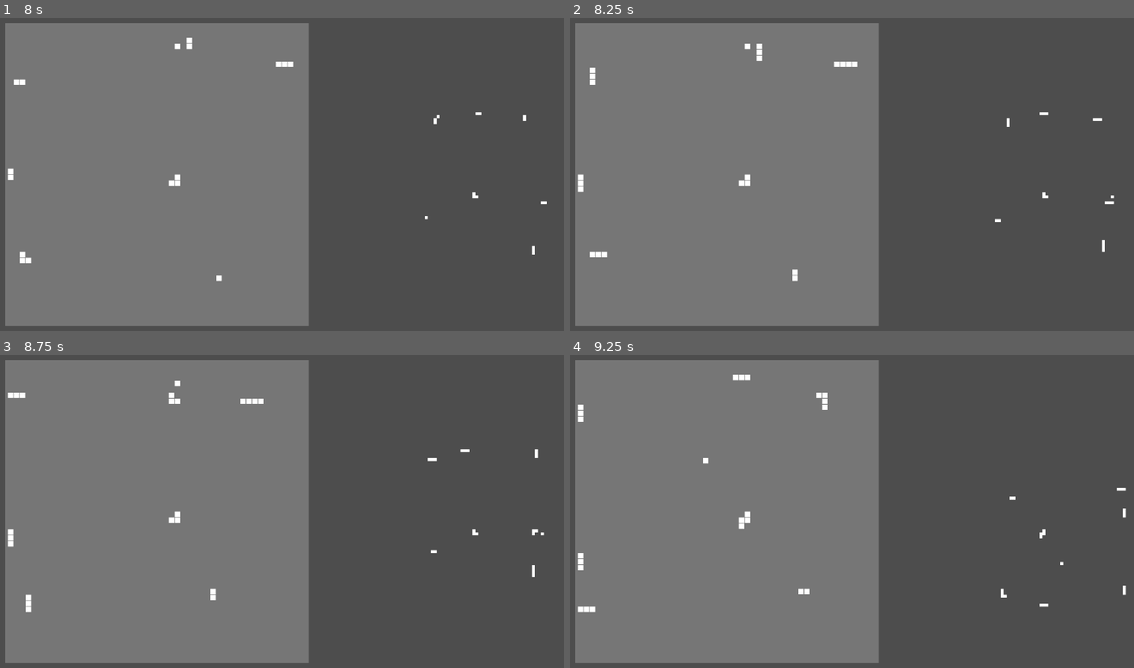
Above: before the commit, frames 1-4 (two rows, left to right).
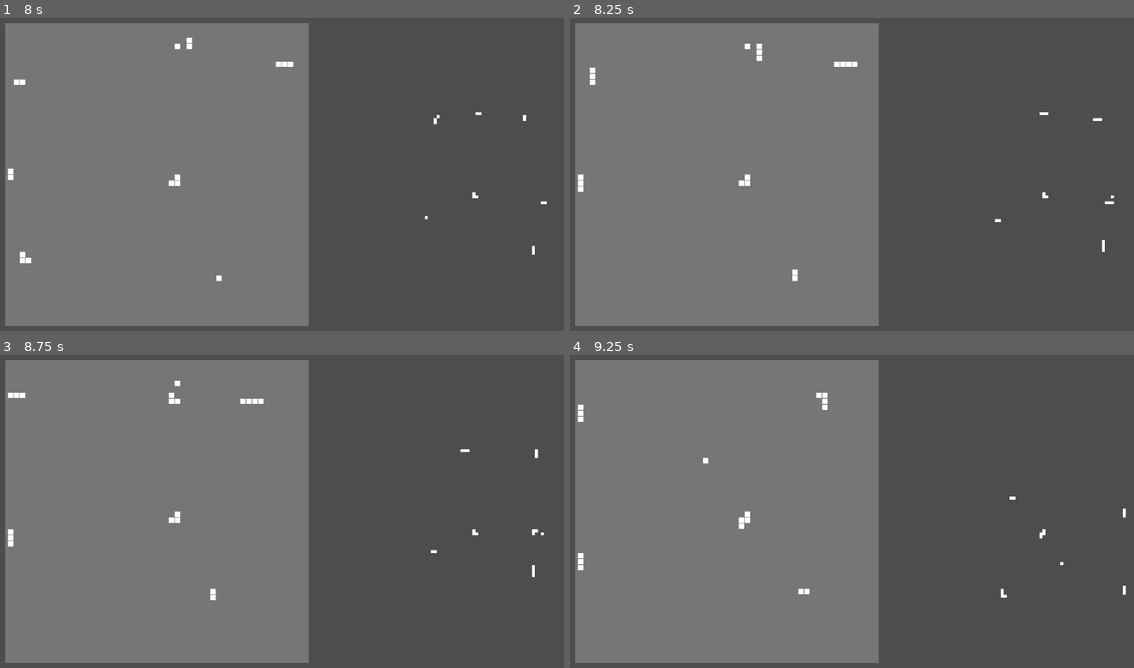
Above: after the commit, the same moments.

Repository: kwdChan/Snake-World
Game: Godot game, scene res://main.tscn
Two runs of this game, one before a commit and one after it. Both use one fixed random seed, a clock stepped at 60 frames per second and the inputs below.
Inputs:
- Up to frame 1 (8 s): tap Enter at 0.5 s; hold Right (ui_right) 0.53-1.28 s; tap Space at 1.25 s; hold Down (ui_down) 1.28-2.03 s; hold Right (ui_right) 2.03-2.78 s; hold Up (ui_up) 2.78-3.53 s; hold Left (ui_left) 3.53-5.03 s; hold Down (ui_down) 5.03-5.78 s; hold Right (ui_right) 5.78-6.53 s; hold Up (ui_up) 6.53-7.28 s; hold Right (ui_right) from 7.28 s (still down)
- Up to frame 2 (8.25 s): release Right (ui_right) at 8.03 s; hold Down (ui_down) from 8.03 s (still down)
- Up to frame 3 (8.75 s): keep holding Down (ui_down)
- Up to frame 4 (9.25 s): release Down (ui_down) at 8.78 s; hold Left (ui_left) from 8.78 s (still down)

Frame 1 is identical in both runs. In frame 2, less than 0.1% of the frame differs, in the area x 3-78%, y 31-77%; in frame 3, less than 0.1%; in frame 4, 0.2%, in the area x 1-99%, y 6-83%.

Commit message:
refactor & changed head-to-head collision handling

Diff:
--- a/SnakeNode.gd
+++ b/SnakeNode.gd
@@ -6,8 +6,9 @@
 signal lengthening
 signal updated_position (idx, grid)
 
+
 ## send to the upstream
-signal eaten
+signal eaten(idx)
 
 ## count upstream (bad idea?)
 var idx: int:
@@ -38,8 +39,8 @@
 
 
 func initialise(
-	snake,
-	env,
+	snake: Types.Snake,
+	env: Types.Env,
 	initial_grid=Vector2(0,0),
 	initial_direction=Vector2.UP,
 	upstream=false
@@ -65,8 +66,8 @@
 	updated_position.connect(
 		_snake._on_node_update_position
 	)
+	eaten.connect(snake._on_node_hit)
 	_update_position(grid_pos)
-
 
 
 func __set_viz_size():
@@ -137,7 +138,7 @@
 	add_sibling(_downstream)
 
 
-func _on_child_eaten():
+func _on_child_eaten(_idx):
 	_downstream = null
 
 func _propergate_lengthen_signal():
@@ -149,9 +150,9 @@
 	else:
 		lengthening.emit()
 
-func _propergate_eaten_signal():
+func _propergate_eaten_signal(_idx):
 
-	eaten.emit()
+	eaten.emit(idx)
 	updated_position.emit(idx, null)
 	queue_free()
 
@@ -168,13 +169,14 @@
 
 func _on_collision(area):
 	if idx < area.idx:
-		area._propergate_eaten_signal()
+
+		area._propergate_eaten_signal(idx)
 		_propergate_lengthen_signal()
-	elif (idx ==  area.idx) && random_seed > area.random_seed:
-		area._propergate_eaten_signal()
-		_propergate_lengthen_signal()
+
+	elif (idx ==  area.idx) and (idx == 0):
+		area._propergate_eaten_signal(idx)
+
 	else:
-
 		return
 
 func _update_position(grid):
--- a/main.gd
+++ b/main.gd
@@ -7,17 +7,6 @@
 
 func _process(_delta):
 	var grids = $Env.get_all_grids()
-	var origin = $Env.all_snakes[0].node_positions[0]
-	var direction = $Env.all_snakes[0].direction
-	if not origin:
-		return
 
-
-	var rotation = Vector2(direction).angle_to(Vector2.UP)
-	for i in range(len(grids)):
-
-		grids[i] = (Vector2(grids[i] - origin)).rotated(rotation)
-		grids[i] = Vector2i(round(grids[i]))
-
-	$Vision.draw_grids(grids)
+	$Vision.draw_grids($Env.all_snakes[0].to_perspective(grids))
 	pass
--- a/snake.gd
+++ b/snake.gd
@@ -1,25 +1,28 @@
 class_name Snake
 extends Node2D
 
-var _action_intervel = 0.1
+signal updated_node_positions(node_positions)
+
+const SNAKE_SCENE := preload('res://snake_node.tscn') as PackedScene
+
+var _action_intervel := 0.1
 
 var _action_plan: Object
 
-var _env: Object
+var _env: Types.Env
+
+var nodes: Array[Types.SnakeNode] = []
 
 var node_positions = []
-var max_idx = -1
-var direction: Vector2i
 
-signal updated_node_positions(node_positions)
+var max_idx: int = -1
 
 func _ready():
 	$SnakeActionTimer.start()
 
 func _process(_delta):
 	if Input.is_action_just_pressed("ui_down"):
-		if $SnakeNode:
-			$SnakeNode._propergate_lengthen_signal()
+		nodes[0]._propergate_lengthen_signal()
 
 
 func initialise(
@@ -30,11 +33,14 @@
 	Should be called immediately after the scene is created
 	"""
 	_env = env
-	$SnakeNode.initialise(
+	var new_node = SNAKE_SCENE.instantiate()
+	new_node.initialise(
 		self,
 		env,
 		initial_grid,
 	)
+	nodes.append(new_node)
+	add_child(new_node)
 
 
 func use_action_plan(PlanClass):
@@ -46,14 +52,15 @@
 func lengthen():
 	pass
 
+func _on_node_hit(idx):
+	if idx == 0:
+		queue_free()
+
 func _on_snake_action_timer_timeout():
 
-	if $SnakeNode:
-		$SnakeNode.action(_action_plan.get_next_action(self))
-		$SnakeActionTimer.set_wait_time(_action_intervel)
-		$SnakeActionTimer.start()
-	else:
-		queue_free()
+	nodes[0].action(_action_plan.get_next_action(self))
+	$SnakeActionTimer.set_wait_time(_action_intervel)
+	$SnakeActionTimer.start()
 
 func _on_node_update_position(idx, grid):
 
@@ -64,10 +71,17 @@
 	else:
 		print('error')
 
-	# TODO: very bad practice
-	if idx == 0:
-		direction = $SnakeNode.direction
-
 	max_idx = max(max_idx, idx)
 
-	#print(node_positions)
+
+func to_perspective(grids):
+	var origin = nodes[0].grid_pos
+	var rotation = Vector2(nodes[0].direction).angle_to(Vector2.UP)
+
+	var transformed: Array[Vector2i] = []
+
+	for i in range(len(grids)):
+		var _temp = Vector2(grids[i] - origin).rotated(rotation)
+		transformed.append(Vector2i(round(_temp)))
+
+	return transformed
--- a/types.gd
+++ b/types.gd
@@ -4,3 +4,4 @@
 
 const Env = preload("res://env.gd")
 const Snake = preload("res://snake.gd")
+const SnakeNode = preload("res://SnakeNode.gd")
